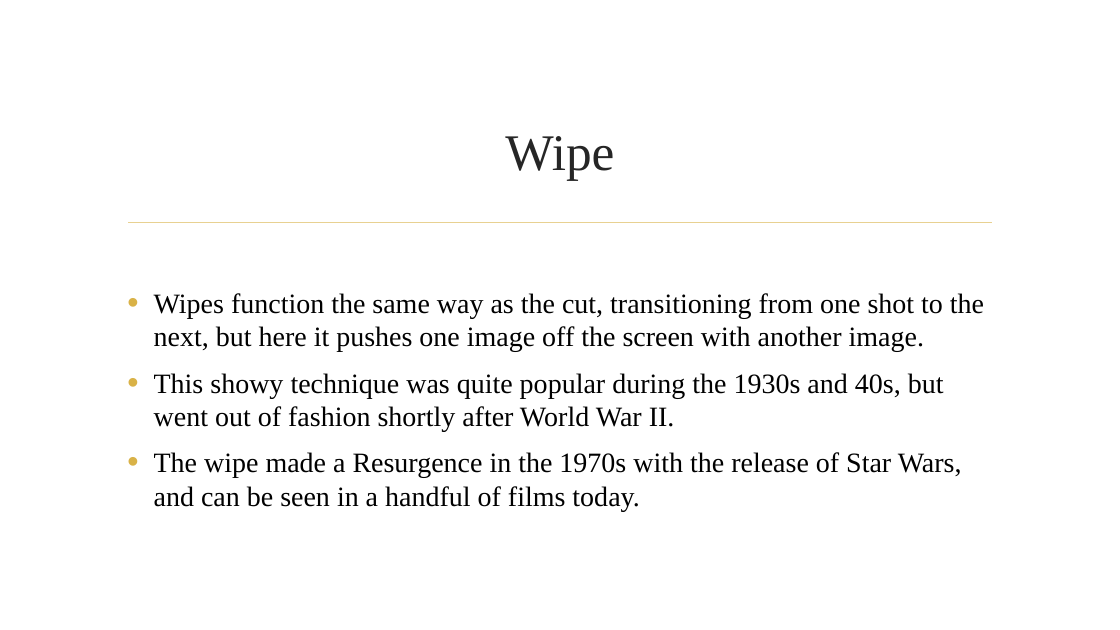
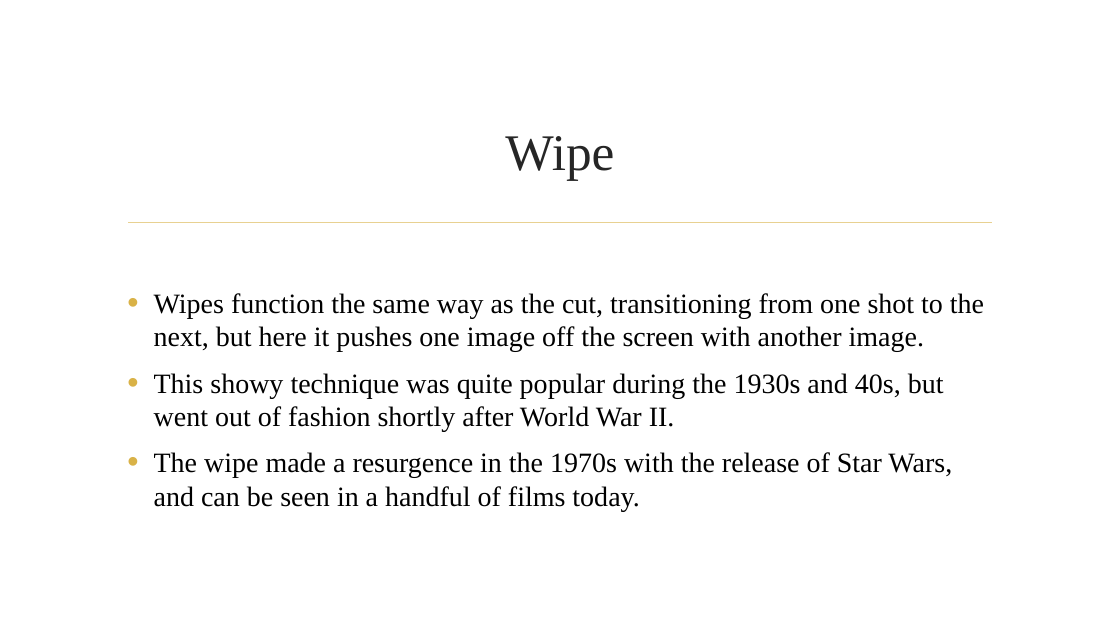
Before and after one commit to dcoes/Classes, a slide deck: slide 12 of Storyboarding/NewLectures/08b_Continuity_The_Cut.pptx. Drawn at 1120x630 pixels with LibreOffice and Linux fonts; fonts in the diff are those of the drawing; background and template pictures are left out. Boxes give left, top, right and bottom in pixels: in the first picture for what was removed or moved away, otherwise in the second. Text is boxed around its words. In the diff, an @@ line names an element or a change of style, - is before the commit and + after.

```diff
--- a/Storyboarding/NewLectures/08b_Continuity_The_Cut.pptx
+++ b/Storyboarding/NewLectures/08b_Continuity_The_Cut.pptx
@@ text at bbox=[154, 452, 952, 512]: text changed @@
-• The wipe made a Resurgence in the 1970s with the release of Star Wars, and can be seen in a handful of films today.
+• The wipe made a resurgence in the 1970s with the release of Star Wars, and can be seen in a handful of films today.
```
Also in this commit, not shown: 9 other slides changed, 21 other files.
